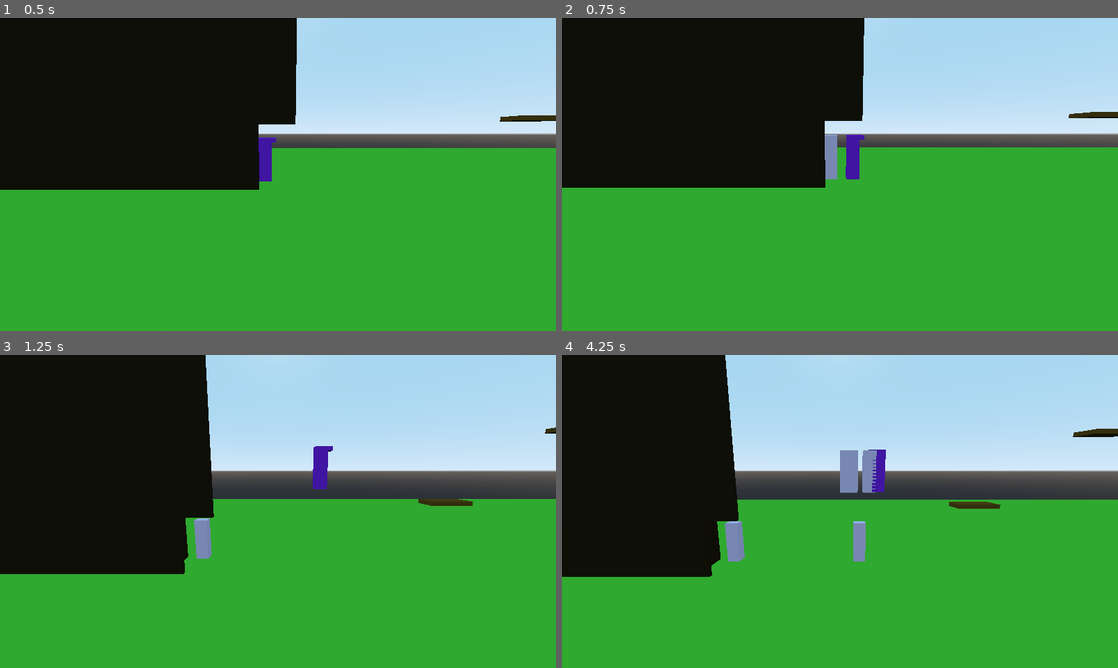
Above: before the commit, frames 1-4 (two rows, left to right).
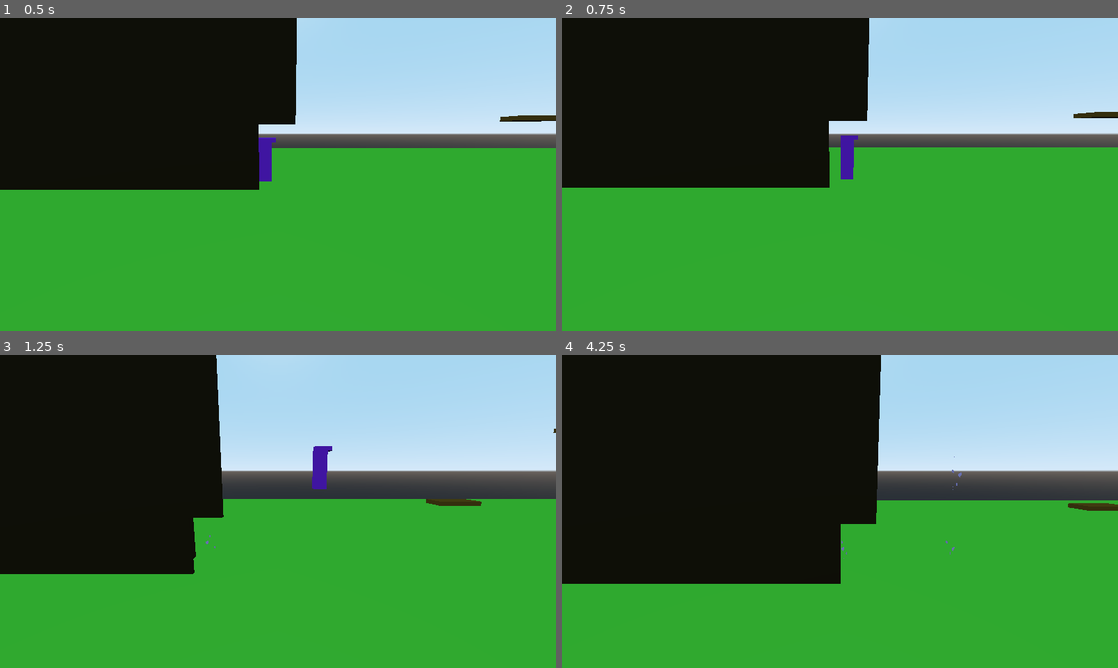
Above: after the commit, the same moments.

Repository: dsaltares/ludumdare-47
Game: Godot game, scene res://David/DavidPlayground.tscn
The game is run twice, just before and just after one commit, with the same random seed, the same clock (stepped at 60 frames per second) and the same inputs.
Inputs:
- Up to frame 1 (0.5 s): no input
- Up to frame 2 (0.75 s): hold D (move_right) from 0.53 s (still down); tap N (new_run) at 0.6 s
- Up to frame 3 (1.25 s): keep holding D (move_right); tap Space (jump) at 0.77 s
- Up to frame 4 (4.25 s): release D (move_right) at 1.28 s; hold A (move_left) 1.28-2.03 s; tap N (new_run) every 0.75 s from 1.35 to 3.6 s; tap Space (jump) at 1.52, 3.02, 3.77 s; hold D (move_right) 2.03-3.53 s; hold A (move_left) from 3.53 s (still down)

Frame 1 is identical in both runs. In frame 2, 1.0% of the frame differs, in the area x 47-96%, y 0-55%; in frame 3, 1.7%; in frame 4, 20%, in the area x 0-100%, y 0-74%.

Commit message:
add ghost initial state and dissolve shader

Diff:
--- a/game/Ghosts/Ghost.gd
+++ b/game/Ghosts/Ghost.gd
@@ -1,34 +1,68 @@
 extends KinematicBody
 class_name Ghost
 
+enum States {
+	START,
+	PLAYING_RECORDING,
+	IDLE
+}
+
 const GRAVITY = -10.0
+
 const ENVIRONMENT_LAYER = 1
+const PLAYER_LAYER = 2
 const GHOSTS_LAYER = 4
 
+onready var become_solid_timer := $BecomeSolidTimer
+onready var mesh := $Body
+
+var state = States.START
 var recording := Recording
 var current_frame := 0
 var velocity := Vector3.ZERO
 var snap_vec := Vector3.ZERO
 
+func _ready() -> void:
+	collision_layer = 0
+	collision_mask = ENVIRONMENT_LAYER
+
 func init(_recording) -> void:
 	recording = _recording
 	global_transform = recording.transforms[0]
 
+func _process(_delta: float) -> void:
+	if state != States.START:
+		return
+
+	var amount = 1.0 - become_solid_timer.time_left / become_solid_timer.wait_time
+	mesh.get_surface_material(0).set_shader_param("amount", amount)
+
+
 func _physics_process(delta: float) -> void:
-	if current_frame < recording.transforms.size():
+	if  state != States.IDLE:
 		var transform : Transform = recording.transforms[current_frame]
 		global_transform = transform
 		current_frame += 1
+		if current_frame >= recording.transforms.size():
+			state = States.IDLE
 		return
 
-	collision_mask = ENVIRONMENT_LAYER + GHOSTS_LAYER
+	if state == States.IDLE:
+		collision_layer = GHOSTS_LAYER
+		collision_mask = ENVIRONMENT_LAYER + PLAYER_LAYER + GHOSTS_LAYER
 
-	if is_on_floor():
-		velocity.y = -0.1
-		snap_vec = Vector3.DOWN
-	else:
-		velocity.y += GRAVITY * delta
-		snap_vec = Vector3.ZERO
+		if is_on_floor():
+			velocity.y = -0.1
+			snap_vec = Vector3.DOWN
+		else:
+			velocity.y += GRAVITY * delta
+			snap_vec = Vector3.ZERO
 
-	velocity = move_and_slide_with_snap(velocity, snap_vec, Vector3.UP)
-	transform.origin.z = 0
+		velocity = move_and_slide_with_snap(velocity, snap_vec, Vector3.UP)
+		transform.origin.z = 0
+
+func _on_BecomeSolidTimer_timeout() -> void:
+	if state == States.START:
+		state = States.PLAYING_RECORDING
+		collision_layer = GHOSTS_LAYER
+		collision_mask = ENVIRONMENT_LAYER + PLAYER_LAYER
--- a/game/Ghosts/Ghost.tres
+++ /dev/null
@@ -1,4 +0,0 @@
-[gd_resource type="SpatialMaterial" format=2]
-
-[resource]
-albedo_color = Color( 0.909804, 0.835294, 1, 1 )
--- a/game/Ghosts/Ghost.tscn
+++ b/game/Ghosts/Ghost.tscn
@@ -1,8 +1,8 @@
 [gd_scene load_steps=5 format=2]
 
 [ext_resource path="res://Player/PlayerCollisionShape.tres" type="Shape" id=1]
+[ext_resource path="res://Ghosts/GhostDissolveMaterial.tres" type="Material" id=2]
 [ext_resource path="res://Player/PlayerBody.tres" type="CubeMesh" id=3]
-[ext_resource path="res://Ghosts/Ghost.tres" type="Material" id=4]
 [ext_resource path="res://Ghosts/Ghost.gd" type="Script" id=5]
 
 [node name="Ghost" type="KinematicBody" groups=[
@@ -18,4 +18,10 @@
 [node name="Body" type="MeshInstance" parent="."]
 transform = Transform( 1, 0, 0, 0, 1, 0, 0, 0, 1, 0, 1, 0 )
 mesh = ExtResource( 3 )
-material/0 = ExtResource( 4 )
+material/0 = ExtResource( 2 )
+
+[node name="BecomeSolidTimer" type="Timer" parent="."]
+wait_time = 2.0
+one_shot = true
+autostart = true
+[connection signal="timeout" from="BecomeSolidTimer" to="." method="_on_BecomeSolidTimer_timeout"]
--- /dev/null
+++ b/game/Ghosts/GhostDissolveMaterial.tres
@@ -0,0 +1,148 @@
+[gd_resource type="ShaderMaterial" load_steps=15 format=2]
+
+[ext_resource path="res://Ghosts/NoiseTexture.tres" type="Texture" id=1]
+
+[sub_resource type="VisualShaderNodeScalarUniform" id=1]
+uniform_name = "amount"
+
+[sub_resource type="VisualShaderNodeScalarClamp" id=9]
+
+[sub_resource type="VisualShaderNodeScalarOp" id=10]
+default_input_values = [ 0, 0.0, 1, 0.5 ]
+operator = 2
+
+[sub_resource type="VisualShaderNodeScalarOp" id=11]
+output_port_for_preview = 0
+operator = 2
+
+[sub_resource type="VisualShaderNodeScalarConstant" id=12]
+constant = 3.14159
+
+[sub_resource type="VisualShaderNodeScalarFunc" id=13]
+output_port_for_preview = 0
+function = 0
+
+[sub_resource type="VisualShaderNodeScalarOp" id=14]
+output_port_for_preview = 0
+default_input_values = [ 0, 0.0, 1, 0.7 ]
+operator = 1
+
+[sub_resource type="VisualShaderNodeColorConstant" id=15]
+constant = Color( 0.789469, 0.693773, 1, 1 )
+
+[sub_resource type="VisualShaderNodeInput" id=2]
+output_port_for_preview = 0
+input_name = "uv"
+
+[sub_resource type="VisualShaderNodeTexture" id=3]
+texture = ExtResource( 1 )
+
+[sub_resource type="VisualShaderNodeScalarOp" id=4]
+output_port_for_preview = 0
+
+[sub_resource type="VisualShaderNodeScalarFunc" id=5]
+output_port_for_preview = 0
+function = 15
+
+[sub_resource type="VisualShader" id=6]
+code = "shader_type spatial;
+render_mode depth_draw_alpha_prepass, cull_disabled, specular_schlick_ggx;
+
+uniform sampler2D tex_frg_7;
+uniform float amount;
+
+
+
+void vertex() {
+// Output:0
+
+}
+
+void fragment() {
+// Color:19
+	vec3 n_out19p0 = vec3(0.789469, 0.693773, 1.000000);
+	float n_out19p1 = 1.000000;
+
+// Input:2
+	vec3 n_out2p0 = vec3(UV, 0.0);
+
+// Texture:7
+	vec4 tex_frg_7_read = texture(tex_frg_7, n_out2p0.xy);
+	vec3 n_out7p0 = tex_frg_7_read.rgb;
+	float n_out7p1 = tex_frg_7_read.a;
+
+// ScalarUniform:11
+	float n_out11p0 = amount;
+
+// ScalarClamp:13
+	float n_in13p1 = 0.00000;
+	float n_in13p2 = 1.00000;
+	float n_out13p0 = clamp(n_out11p0, n_in13p1, n_in13p2);
+
+// ScalarOp:14
+	float n_in14p1 = 0.50000;
+	float n_out14p0 = n_out13p0 * n_in14p1;
+
+// Scalar:16
+	float n_out16p0 = 3.141593;
+
+// ScalarOp:15
+	float n_out15p0 = n_out14p0 * n_out16p0;
+
+// ScalarFunc:17
+	float n_out17p0 = sin(n_out15p0);
+
+// ScalarOp:8
+	float n_out8p0 = dot(n_out7p0, vec3(0.333333, 0.333333, 0.333333)) + n_out17p0;
+
+// ScalarOp:18
+	float n_in18p1 = 0.70000;
+	float n_out18p0 = n_out8p0 - n_in18p1;
+
+// ScalarFunc:9
+	float n_out9p0 = round(n_out18p0);
+
+// Output:0
+	ALBEDO = n_out19p0;
+	ALPHA = n_out9p0;
+
+}
+
+void light() {
+// Output:0
+
+}
+"
+graph_offset = Vector2( 443.423, -219.62 )
+modes/cull = 2
+modes/depth_draw = 3
+nodes/fragment/0/position = Vector2( 2580, -60 )
+nodes/fragment/2/node = SubResource( 2 )
+nodes/fragment/2/position = Vector2( 640, -240 )
+nodes/fragment/7/node = SubResource( 3 )
+nodes/fragment/7/position = Vector2( 1180, -240 )
+nodes/fragment/8/node = SubResource( 4 )
+nodes/fragment/8/position = Vector2( 1600, -60 )
+nodes/fragment/9/node = SubResource( 5 )
+nodes/fragment/9/position = Vector2( 2160, -20 )
+nodes/fragment/11/node = SubResource( 1 )
+nodes/fragment/11/position = Vector2( 40, 400 )
+nodes/fragment/13/node = SubResource( 9 )
+nodes/fragment/13/position = Vector2( 380, 400 )
+nodes/fragment/14/node = SubResource( 10 )
+nodes/fragment/14/position = Vector2( 700, 400 )
+nodes/fragment/15/node = SubResource( 11 )
+nodes/fragment/15/position = Vector2( 1020, 400 )
+nodes/fragment/16/node = SubResource( 12 )
+nodes/fragment/16/position = Vector2( 660, 620 )
+nodes/fragment/17/node = SubResource( 13 )
+nodes/fragment/17/position = Vector2( 1340, 400 )
+nodes/fragment/18/node = SubResource( 14 )
+nodes/fragment/18/position = Vector2( 1880, 420 )
+nodes/fragment/19/node = SubResource( 15 )
+nodes/fragment/19/position = Vector2( 2220, -260 )
+nodes/fragment/connections = PoolIntArray( 2, 0, 7, 0, 7, 0, 8, 0, 9, 0, 0, 1, 11, 0, 13, 0, 13, 0, 14, 0, 14, 0, 15, 0, 16, 0, 15, 1, 15, 0, 17, 0, 17, 0, 8, 1, 8, 0, 18, 0, 18, 0, 9, 0, 19, 0, 0, 0 )
+
+[resource]
+shader = SubResource( 6 )
+shader_param/amount = 0.89
--- /dev/null
+++ b/game/Ghosts/NoiseTexture.tres
@@ -0,0 +1,6 @@
+[gd_resource type="NoiseTexture" load_steps=2 format=2]
+
+[sub_resource type="OpenSimplexNoise" id=1]
+
+[resource]
+noise = SubResource( 1 )
Not shown, changed: todo.md
